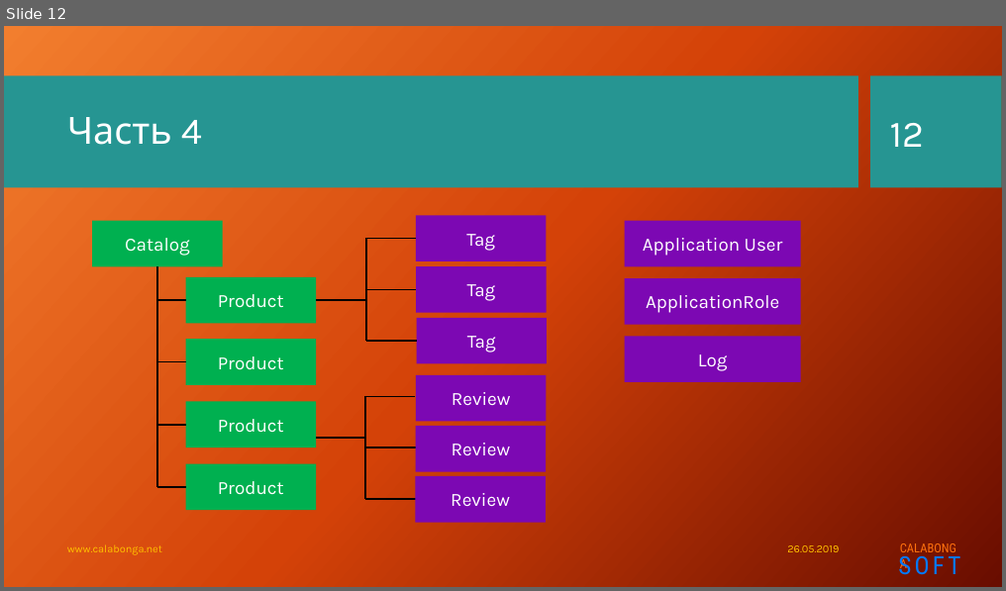
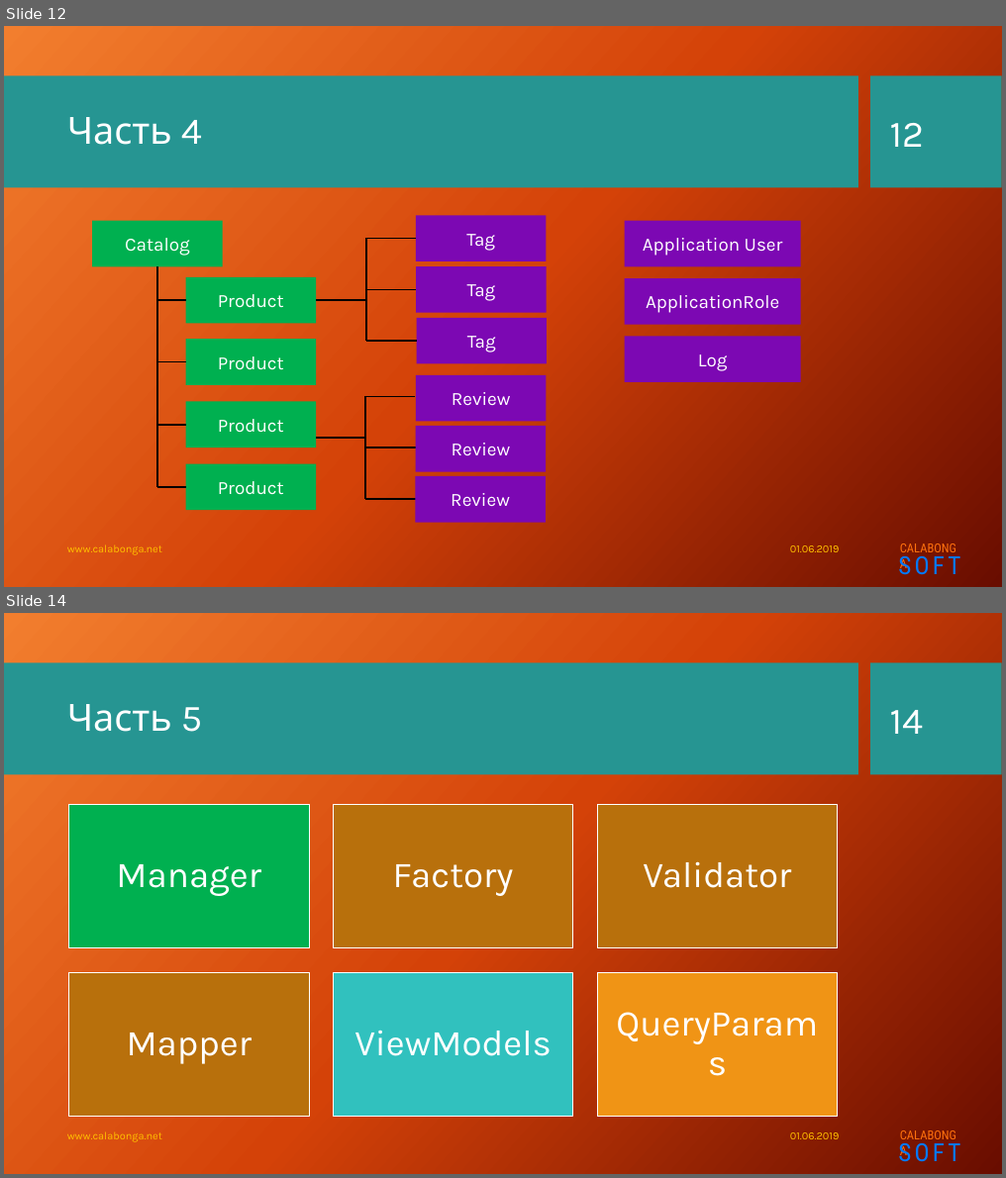
Before and after one commit to Calabonga/Calabonga.Catalog, a slide deck: Presentation/Calabonga.Catalog.pptx. Shown one above the other, each under a label of ours: slide 12 before the commit, slides 12 and 14 after it; the slides between them are not shown. The pictures are 1006x591 and 1006x1178 pixels, drawn with LibreOffice and Linux fonts; fonts in the diff are those of the drawing; background and template pictures are left out. Boxes give left, top, right and bottom in pixels: in the first picture for what was removed or moved away, otherwise in the second. Text is boxed around its words. In the diff, an @@ line names an element or a change of style, - is before the commit and + after.

```diff
--- a/Presentation/Calabonga.Catalog.pptx
+++ b/Presentation/Calabonga.Catalog.pptx
@@ slide 14 added at bbox=[4, 613, 1002, 1174], background picture (left out); not listed: 4 template elements that a slide beside it also shows @@
@@ title added at bbox=[67, 704, 202, 732], 36 pt, text #FFFFFF @@
+Часть 5
@@ page number added at bbox=[890, 710, 924, 734], 36 pt, text #FFFFFF @@
+14
@@ group added at bbox=[69, 805, 838, 1117]: 6 rectangles, 6 texts @@
+Manager
+Factory
+Validator
+Mapper
+ViewModels
+QueryParams
@@ text added at bbox=[67, 1132, 162, 1143], 10.5 pt, text #FFC000 @@
+www.calabonga.net
@@ text added at bbox=[790, 1133, 840, 1140], 10.5 pt, text #FFC000 @@
+01.06.2019
@@ slide 12 changed as well @@
@@ text at bbox=[790, 546, 840, 553]: text changed @@
-26.05.2019
+01.06.2019
```
Also in this commit, not shown: 10 other slides changed, 3 other slides added, 1 other file.
